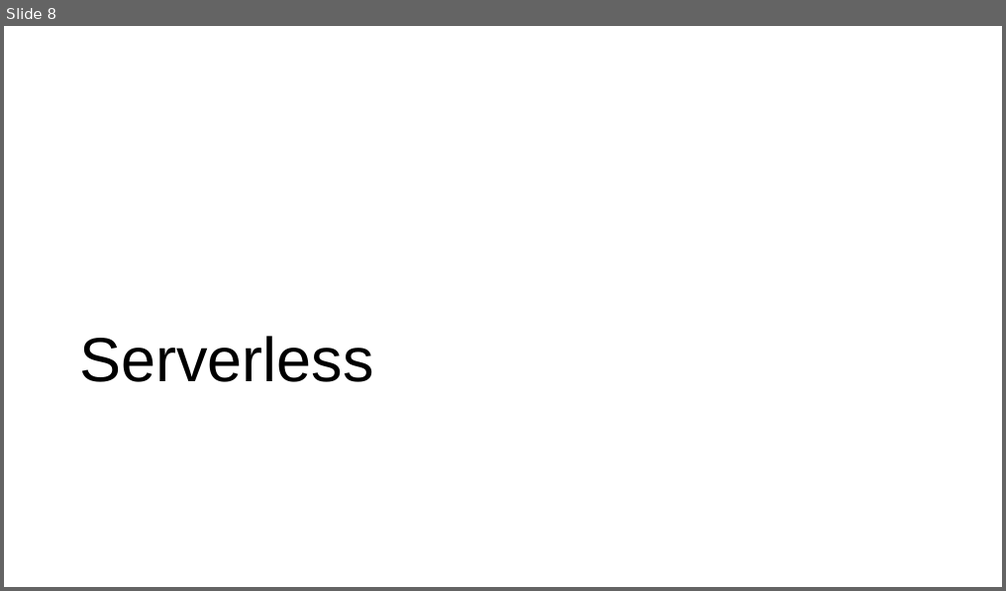
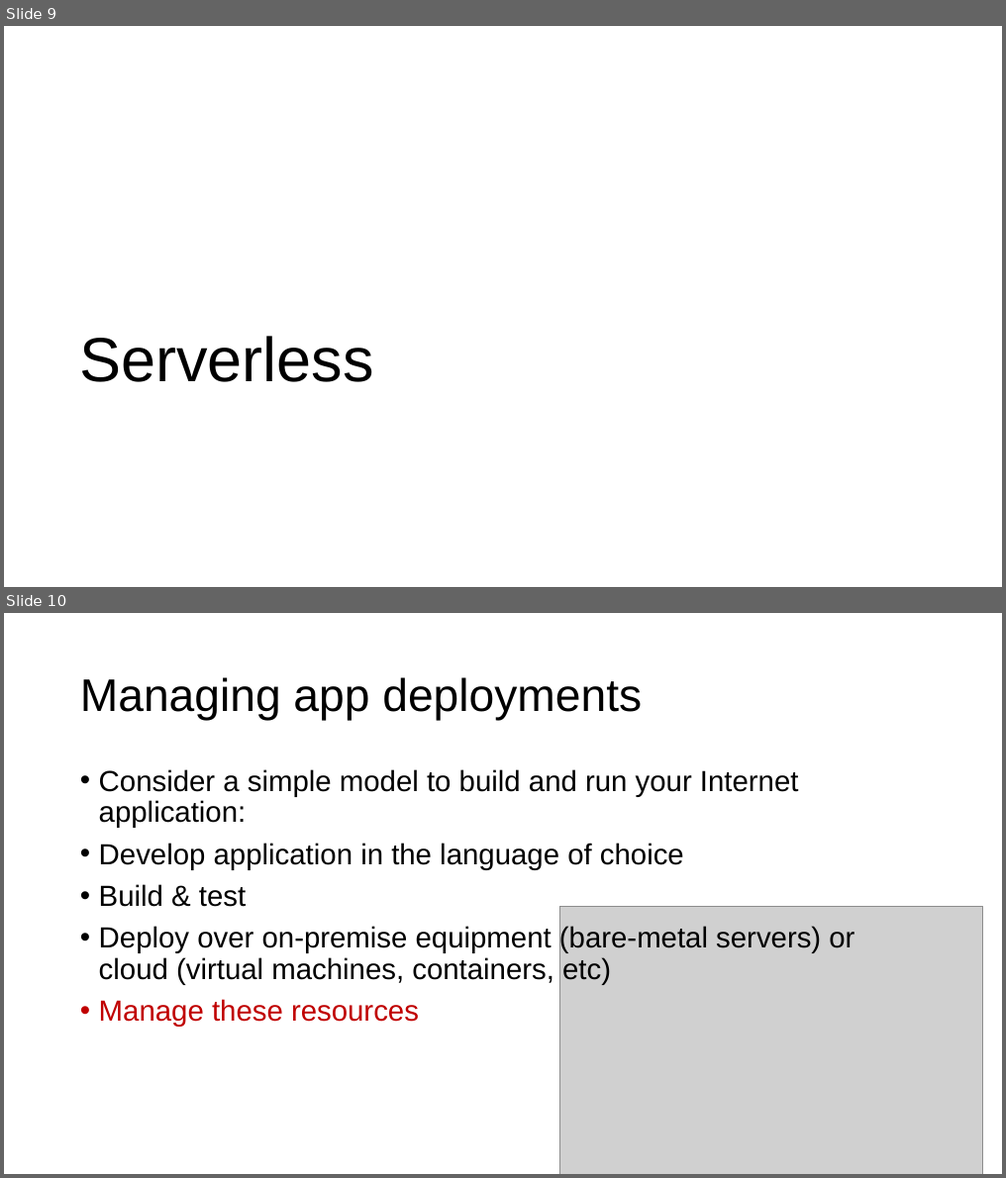
Before and after one commit to ngsrinivas/coursegen, a slide deck: ex/553-S25/staging/553-S25/lectures/07-application-architecture.pptx. Shown one above the other, each under a label of ours: slide 8 before the commit, slides 9 and 10 after it. The pictures are 1006x591 and 1006x1178 pixels, drawn with LibreOffice and Linux fonts; fonts in the diff are those of the drawing; grey boxes stand for pictures. Boxes give left, top, right and bottom in pixels: in the first picture for what was removed or moved away, otherwise in the second. Text is boxed around its words. In the diff, an @@ line names an element or a change of style, - is before the commit and + after.

```diff
--- a/ex/553-S25/staging/553-S25/lectures/07-application-architecture.pptx
+++ b/ex/553-S25/staging/553-S25/lectures/07-application-architecture.pptx
@@ slide 10 added at (4,613,1002,1174), background #FFFFFF @@
@@ title added at (80,677,642,721), 44 pt, text #000000 @@
+Managing app deployments
@@ text added at (99,769,854,1027), 28 pt, text #000000 @@
+• Consider a simple model to build and run your Internet application:
+• Develop application in the language of choice
+• Build & test
+• Deploy over on-premise equipment (bare-metal servers) or cloud (virtual machines, containers, etc)
+• Manage these resources
@@ picture added at (559,906,982,1174) @@
@@ what was slide 8 is now slide 9 @@
```
Also in this commit, not shown: 7 slides changed, 5 other slides added, 3 slides removed, 2 other files.
